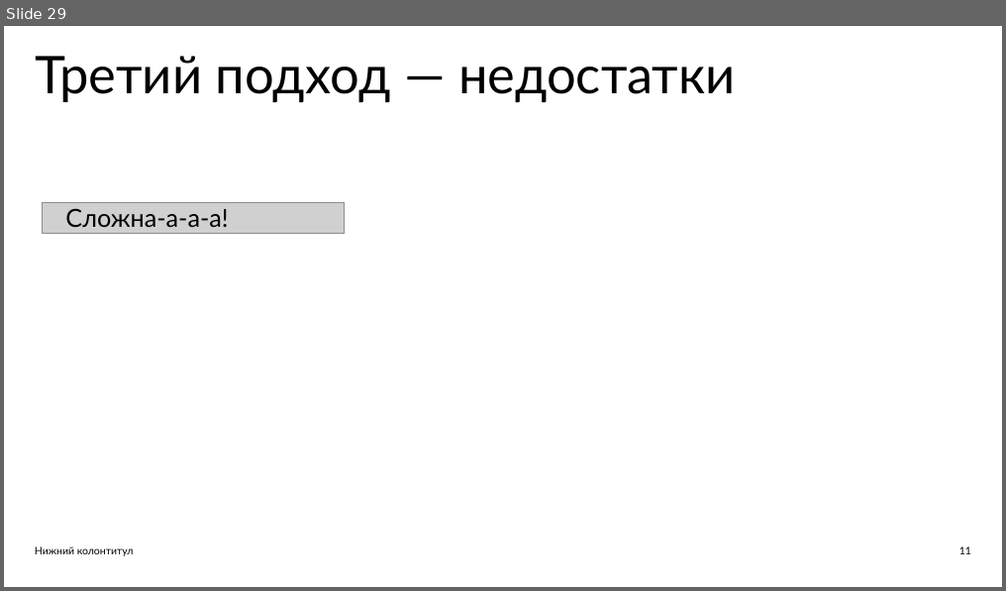
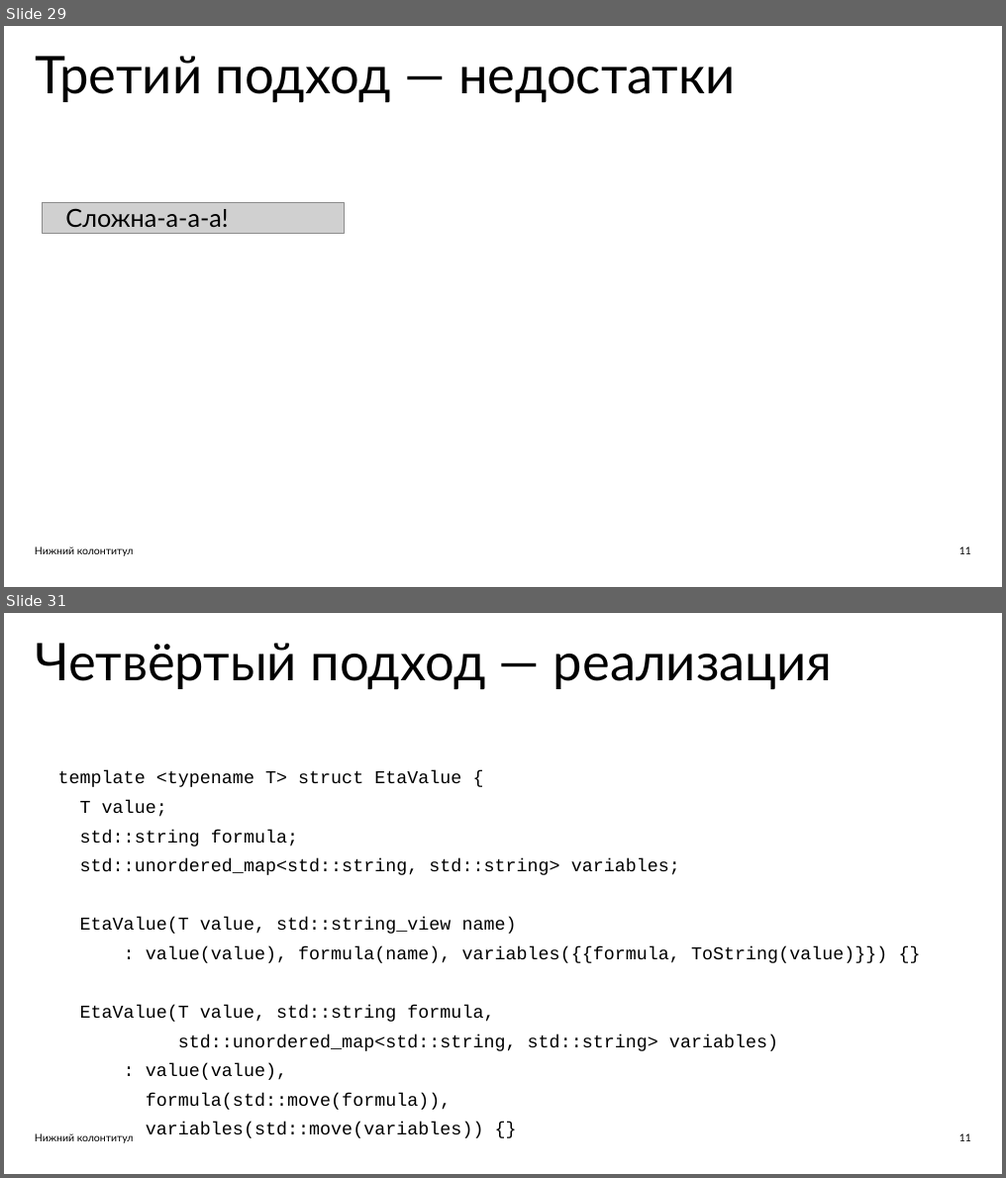
Before and after one commit to ishfb/zcc23, a slide deck: slides.pptx. Shown one above the other, each under a label of ours: slide 29 before the commit, slides 29 and 31 after it; the slides between them are not shown. The pictures are 1006x591 and 1006x1178 pixels, drawn with LibreOffice and Linux fonts; fonts in the diff are those of the drawing; grey boxes stand for pictures. Boxes give left, top, right and bottom in pixels: in the first picture for what was removed or moved away, otherwise in the second. Text is boxed around its words. In the diff, an @@ line names an element or a change of style, - is before the commit and + after.

```diff
--- a/slides.pptx
+++ b/slides.pptx
@@ slide 31 added at bbox=[4, 613, 1002, 1174], background #FFFFFF @@
@@ text added at bbox=[35, 643, 833, 689], 75 pt, text #000000 @@
+Четвёртый подход — реализация
@@ text added at bbox=[58, 771, 887, 1139], 26.2 pt, text #000000 @@
+template <typename T> struct EtaValue {
+T value;
+std::string formula;
+std::unordered_map<std::string, std::string> variables;
+EtaValue(T value, std::string_view name)
+: value(value), formula(name), variables({{formula, ToString(value)}}) {}
+EtaValue(T value, std::string formula,
+std::unordered_map<std::string, std::string> variables)
+: value(value),
+formula(std::move(formula)),
+variables(std::move(variables)) {}
@@ text added at bbox=[35, 1134, 134, 1144], 15 pt, text #000000 @@
+Нижний колонтитул
@@ text added at bbox=[959, 1134, 971, 1142], 15 pt, text #000000 @@
+11
```
Also in this commit, not shown: 1 slide changed, 3 other slides added, 2 other files.
